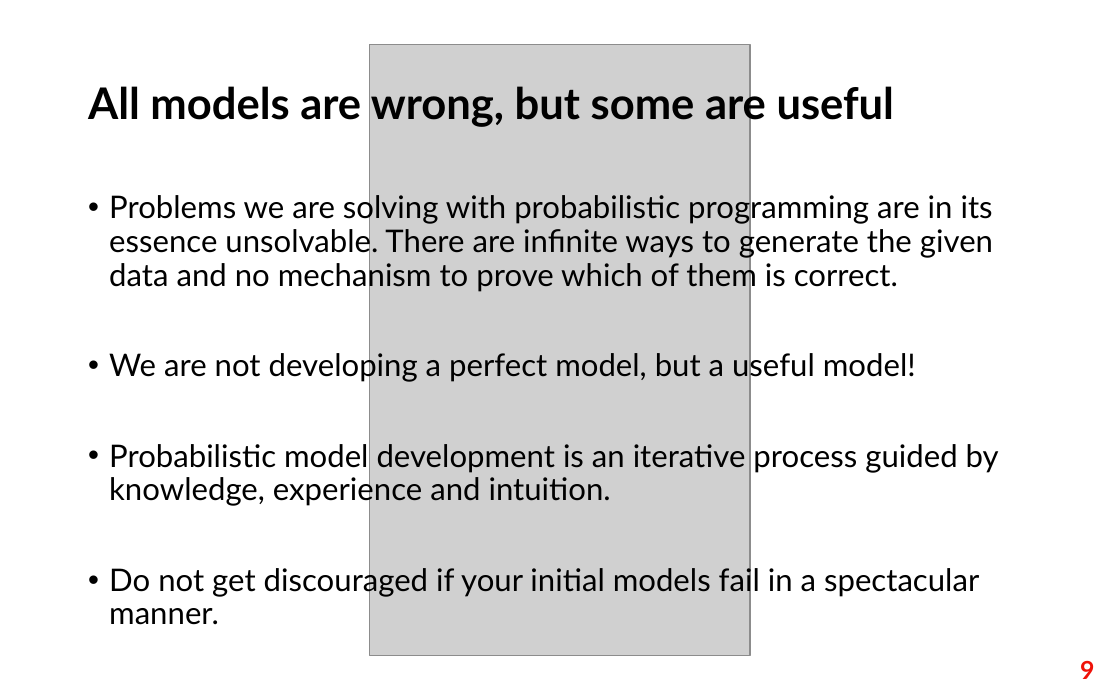
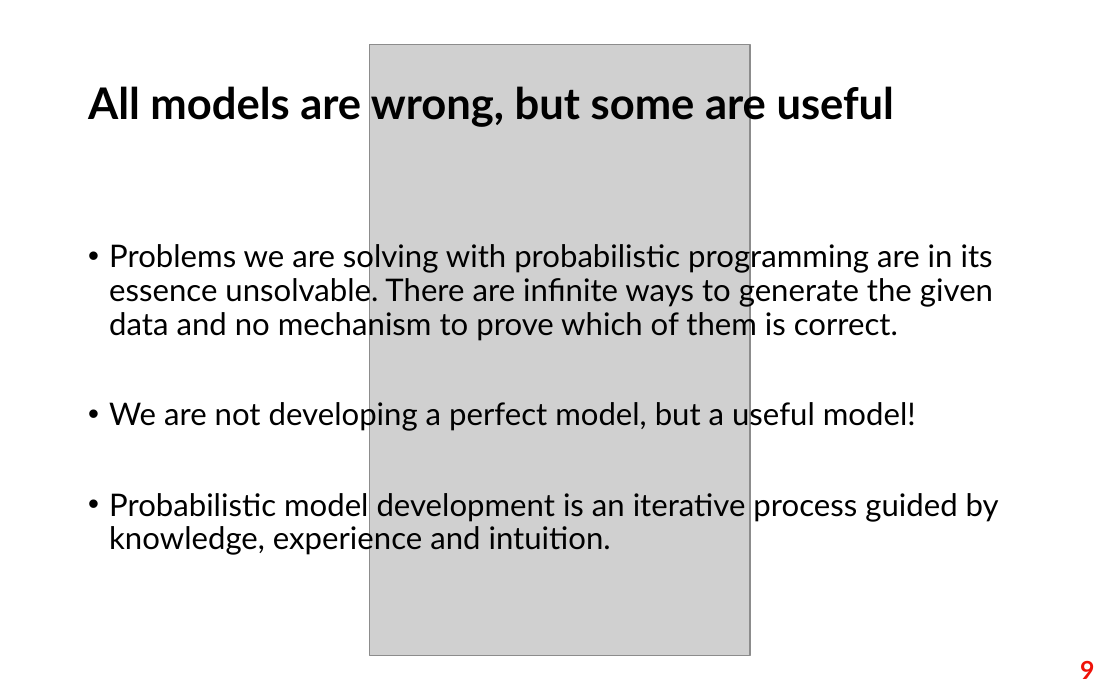
Before and after one commit to fri-datascience/course_bs, a slide deck: slide 9 of session_03_probabilistic_programming/probabilistic_programming.pptx. Drawn at 1120x700 pixels with LibreOffice and Linux fonts; fonts in the diff are those of the drawing; grey boxes stand for pictures. Boxes give left, top, right and bottom in pixels: in the first picture for what was removed or moved away, otherwise in the second. Text is boxed around its words. In the diff, an @@ line names an element or a change of style, - is before the commit and + after.

```diff
--- a/session_03_probabilistic_programming/probabilistic_programming.pptx
+++ b/session_03_probabilistic_programming/probabilistic_programming.pptx
@@ text at <box>109,564,979,625</box>: paragraph removed @@
-• Do not get discouraged if your initial models fail in a spectacular manner.
```
Also in this commit, not shown: 1 other slide changed, 1 other file.
